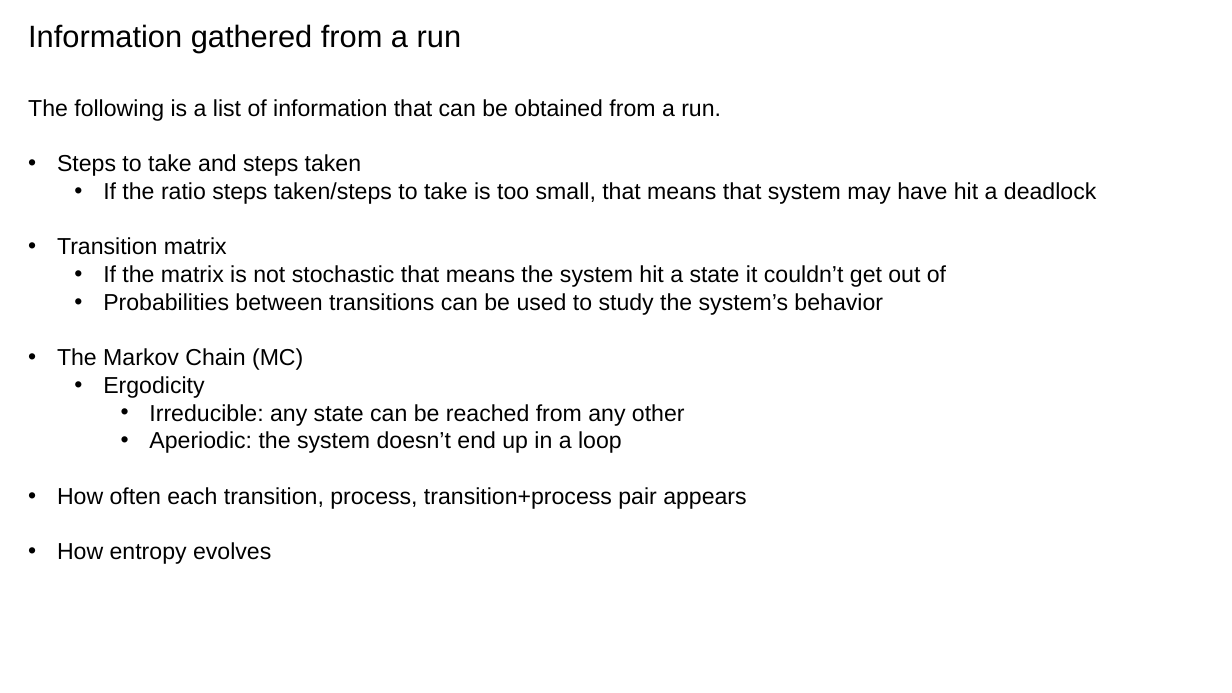
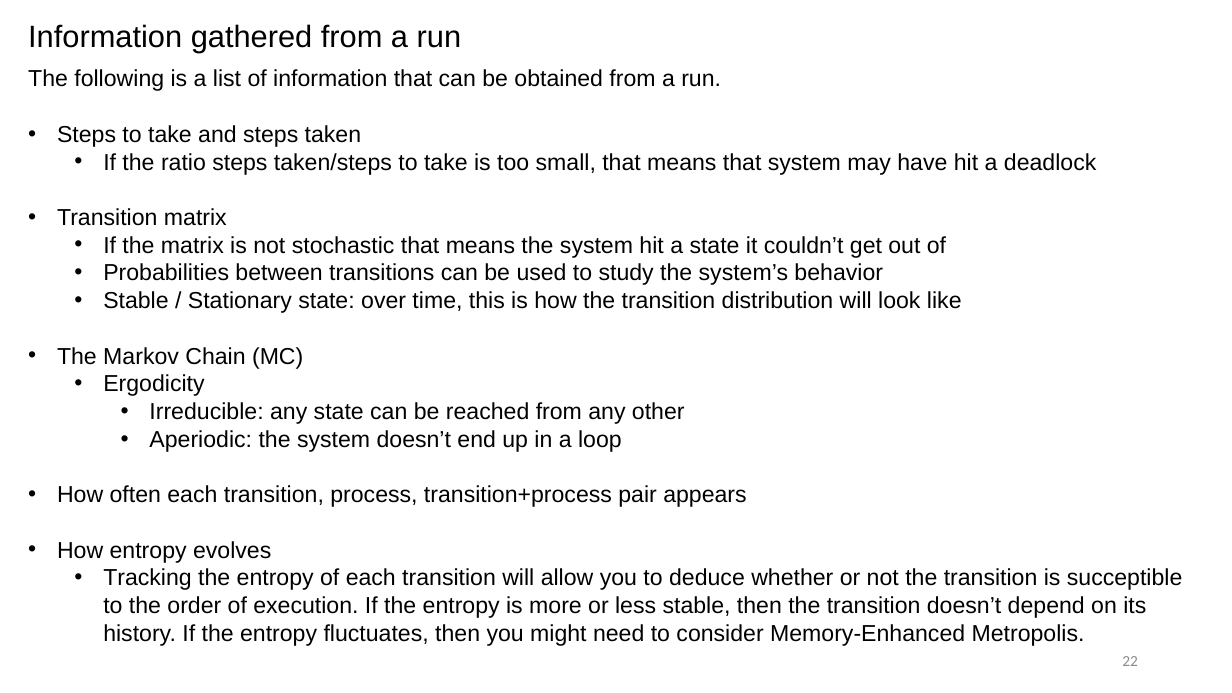
Before and after one commit to cubicle-model-checker/cubicle, a slide deck: slide 22 of mcmc_method.pptx. Drawn at 1232x693 pixels with LibreOffice and Linux fonts; fonts in the diff are those of the drawing. Boxes give left, top, right and bottom in pixels: in the first picture for what was removed or moved away, otherwise in the second. Text is boxed around its words. In the diff, an @@ line names an element or a change of style, - is before the commit and + after.

```diff
--- a/mcmc_method.pptx
+++ b/mcmc_method.pptx
@@ text "The following is a list ..." moved from (x1=28, y1=99, x2=1096, y2=564) to (x1=28, y1=69, x2=1183, y2=646) @@
@@ text at (x1=103, y1=291, x2=962, y2=313): paragraph added @@
+  • Stable / Stationary state: over time, this is how the transition distribution will look like
@@ text at (x1=103, y1=568, x2=1183, y2=646): paragraph added @@
+  • Tracking the entropy of each transition will allow you to deduce whether or not the transition is succeptible to the order of execution. If the entropy is more or less stable, then the transition doesn’t depend on its history. If the entropy fluctuates, then you might need to consider Memory-Enhanced Metropolis.
@@ page number added at (x1=1122, y1=656, x2=1138, y2=666), 12 pt, text #8C8C8C @@
+22
```
Also in this commit, not shown: 23 other slides changed, 6 slides added.
